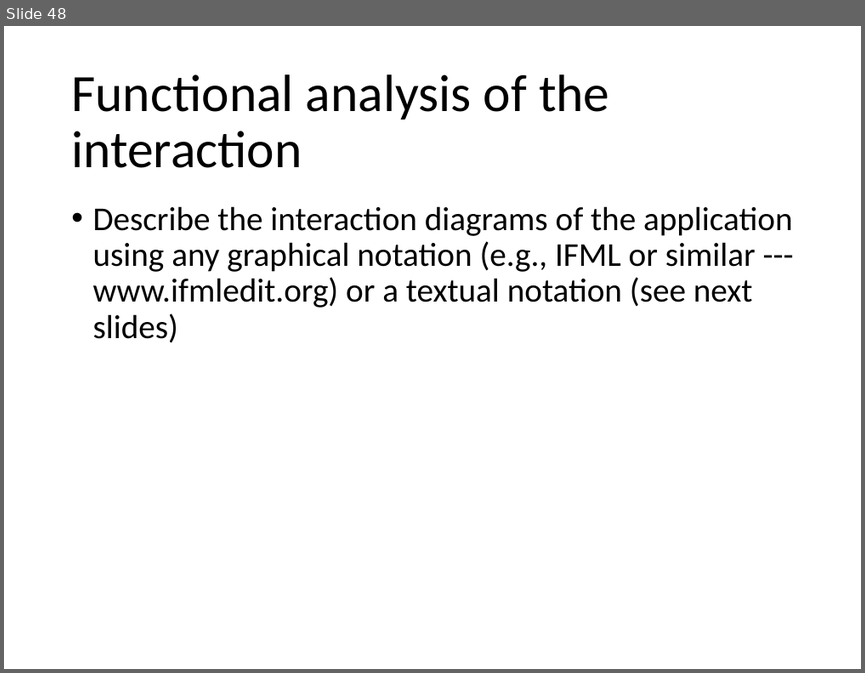
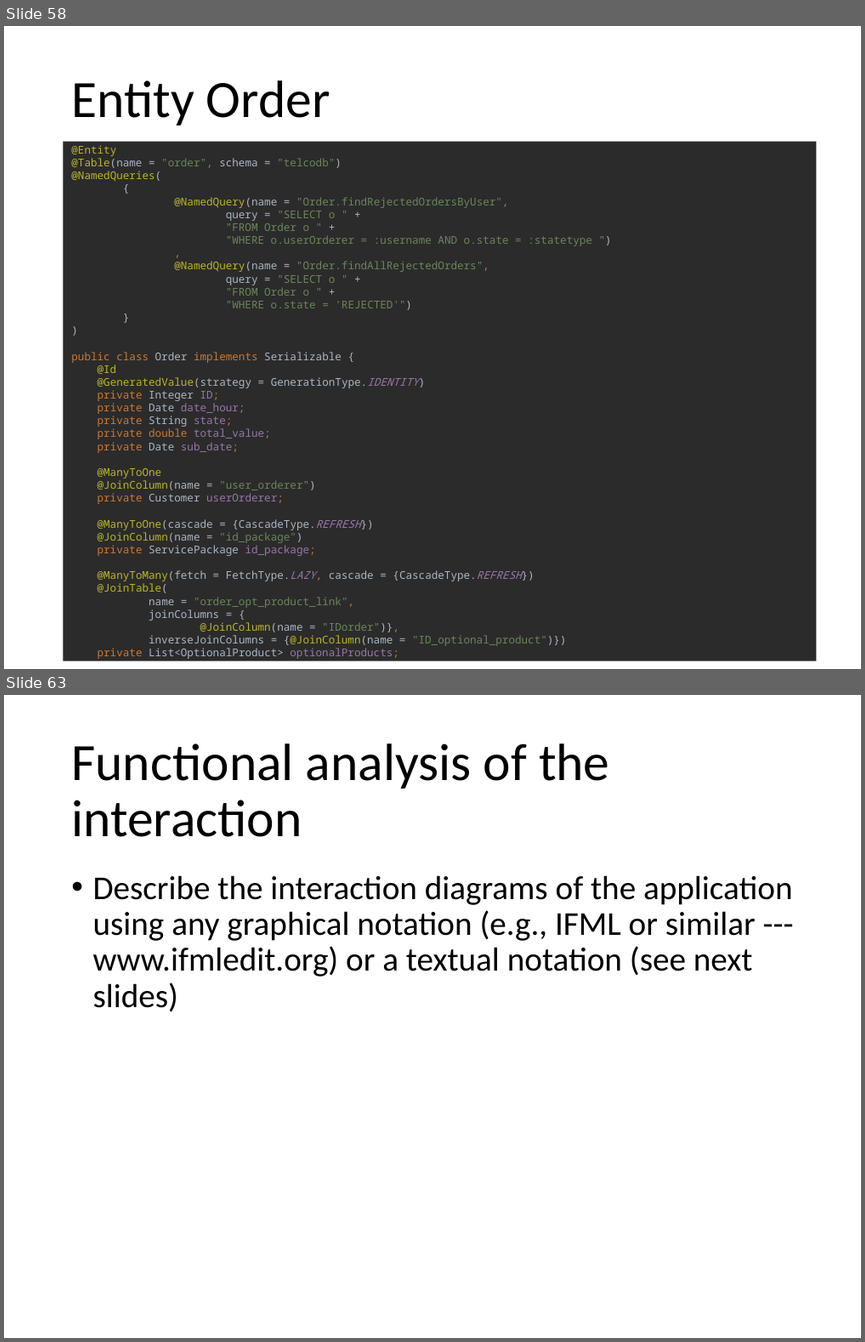
Before and after one commit to andrearestelli/db2-project, a slide deck: docs/documentation.pptx. Shown one above the other, each under a label of ours: slide 48 before the commit, slides 58 and 63 after it; the slides between them are not shown. The pictures are 865x673 and 865x1342 pixels, drawn with LibreOffice and Linux fonts; fonts in the diff are those of the drawing. Boxes give left, top, right and bottom in pixels: in the first picture for what was removed or moved away, otherwise in the second. Text is boxed around its words. In the diff, an @@ line names an element or a change of style, - is before the commit and + after.

```diff
--- a/docs/documentation.pptx
+++ b/docs/documentation.pptx
@@ slide 58 added at bbox=[4, 26, 861, 669], background #FFFFFF @@
@@ title added at bbox=[71, 80, 330, 125], 44 pt, text #000000 @@
+Entity Order
@@ text added at bbox=[64, 137, 817, 665], fill #2B2B2B, 9 pt, text #A9B7C6 @@
+@Entity
+@Table(name = "order", schema = "telcodb")
+@NamedQueries(
+{
+@NamedQuery(name = "Order.findRejectedOrdersByUser",
+query = "SELECT o " +
+"FROM Order o " +
+"WHERE o.userOrderer = :username AND o.state = :statetype ")
+,
+@NamedQuery(name = "Order.findAllRejectedOrders",
+query = "SELECT o " +
+"FROM Order o " +
+"WHERE o.state = 'REJECTED'")
+}
+)
+public class Order implements Serializable {
+@Id
+@GeneratedValue(strategy = GenerationType.IDENTITY)
+private Integer ID;
+private Date date_hour;
+private String state;
+private double total_value;
+private Date sub_date;
+@ManyToOne
+@JoinColumn(name = "user_orderer")
+private Customer userOrderer;
+@ManyToOne(cascade = {CascadeType.REFRESH})
+@JoinColumn(name = "id_package")
+private ServicePackage id_package;
+@ManyToMany(fetch = FetchType.LAZY, cascade = {CascadeType.REFRESH})
+@JoinTable(
+name = "order_opt_product_link",
+joinColumns = {
+@JoinColumn(name = "IDorder")},
+inverseJoinColumns = {@JoinColumn(name = "ID_optional_product")})
+private List<OptionalProduct> optionalProducts;
@@ what was slide 48 is now slide 63 @@
```
Also in this commit, not shown: 7 slides changed, 16 other slides added, 2 slides removed, 2 other files.
